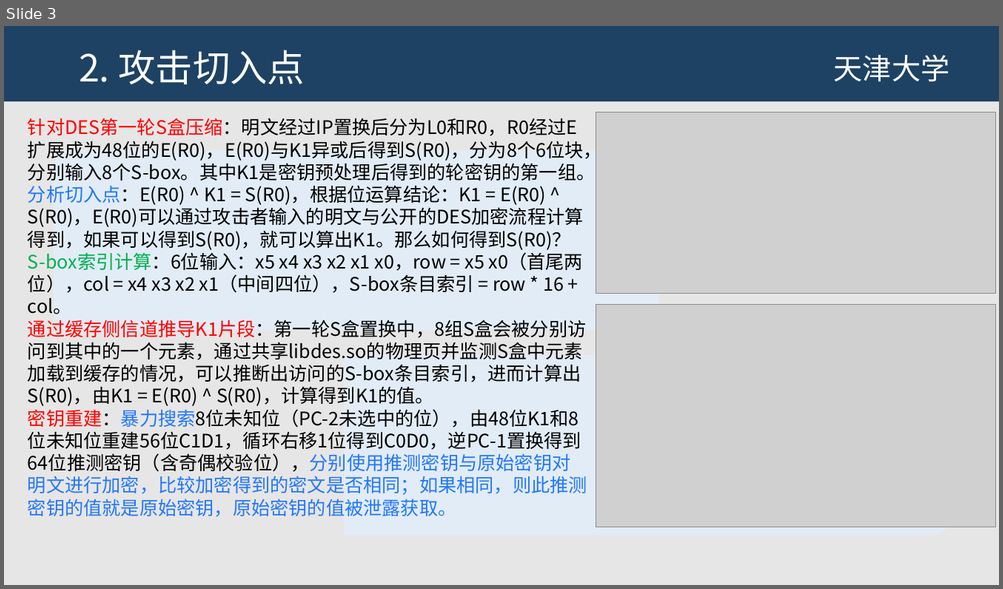
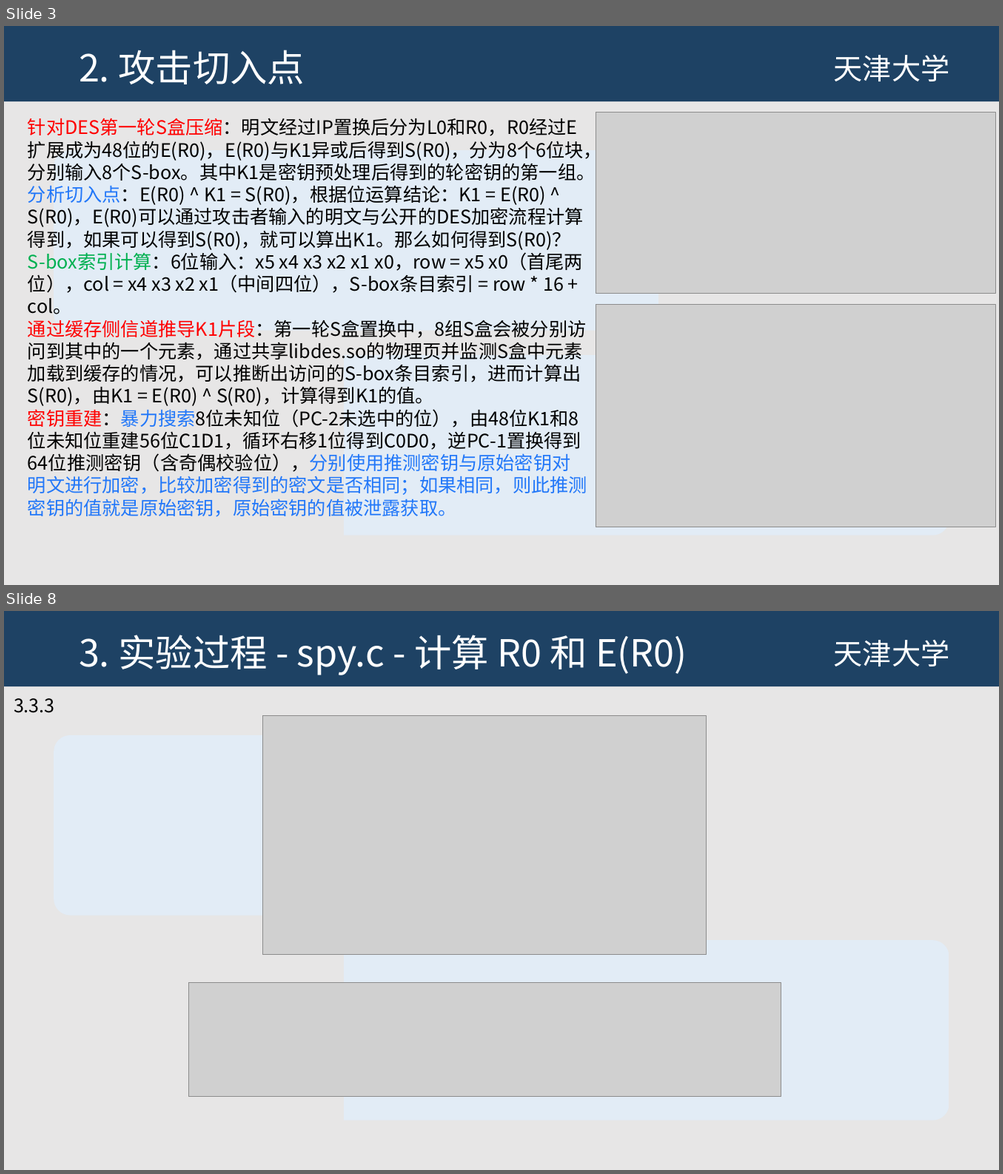
Before and after one commit to JHM2004/amd-microarch-side-channel-testbed, a slide deck: 第3次组会-flush and reload code-2026-02-/第3次组会.pptx. Shown one above the other, each under a label of ours: slide 3 before the commit, slides 3 and 8 after it; the slides between them are not shown. The pictures are 1003x589 and 1003x1174 pixels, drawn with LibreOffice and Linux fonts; fonts in the diff are those of the drawing; grey boxes stand for pictures; background and template pictures are left out. Boxes give left, top, right and bottom in pixels: in the first picture for what was removed or moved away, otherwise in the second. Text is boxed around its words. In the diff, an @@ line names an element or a change of style, - is before the commit and + after.

```diff
--- a/第3次组会-flush and reload code-2026-02-/第3次组会.pptx
+++ b/第3次组会-flush and reload code-2026-02-/第3次组会.pptx
@@ slide 8 added at (4, 611, 999, 1170), background #E7E6E6; not listed: 2 template elements that a slide beside it also shows @@
@@ title added at (79, 635, 687, 675), 36 pt, text #FFFFFF @@
+3. 实验过程 - spy.c - 计算 R0 和 E(R0)
@@ text added at (14, 698, 55, 713), 18 pt, text #000000 @@
+3.3.3
@@ picture added at (263, 715, 707, 955) @@
@@ picture added at (188, 983, 781, 1097) @@
```
Also in this commit, not shown: 3 slides changed, 6 other slides added, 4 slides removed, 2 other files.
